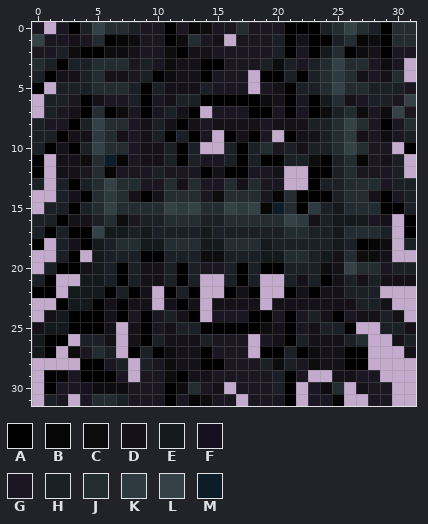
One commit to this pixel-art sprite: Resources/Textures/_RMC14/Structures/Xenos/xeno_weeds.rsi/weedwall.png. Above, as it was before the edit.
The file is 32x32 pixels. Colours within 5 levels of each other are drawn and written as one.
Palette (. is transparent): A #000000  B #060606  C #0d0c0e  D #141218  E #14191b  F #161121  G #1a1723  H #1b2026  J #232c30  K #2d3a3f  L #344147  M #0d1d27
Pixels before, first column x 0:
 0 G.GAHLJJHGGAGBCGGJGGGAAAHJLJHAJJ
 1 LGGDGJABCGGACJGD.GGGHADAAHJBCAJJ
 2 GGHCAACCDGGCADDGGGGGHAGAEJACDAGG
 3 JHAHHJJJGHGCDDAAGGGHCHGHJLJJGCG.
 4 HADDHJDDGHACDDAGGG.AAHAHJKJDGDJ.
 5 A.HHHJJJHAHDDDHGGG.GDAHHJLJJHHHG
 6 .HHGADGGHAGDHHAAAAACDAGAEJDGHHGL
 7 .HGDAJACGAGHDA.GGGAAGAGACHJCGCLG
 8 HGGAHLJJGDHDADGDDDDGDDDHHJLJGAGJ
 9 HHADDKJDGDHAHAG.ADAG.ADDHJKDGCGH
10 HADAHLJJGDDHAH..HAHJGHDHHJLJGG.A
11 A.DDCJMBGDDHAHGGHAHAAHHCAHJBGDH.
12 A.DDGJBGGGHGGGADAAGGD..AAHJGGGH.
13 H.HAHJLJJGGJDJGGJDJGG..AHHJJJGHH
14 ..HDAJKJDADJJJGCJJJGBJAAAHJJDAGH
15 .HHAHJLJJJJLKLJJLKLBMJAKHEJJJAAH
16 HHADDHJCGHHJJJHHJJJJJLKDHEEEGD.A
17 HAHAALEEHEHHHHEHHHHHHJJHHEJJJH.A
18 A.HDAEHJJEEJJJEEJJJEHHHHHEHABC.H
19 ..HA.EHHHAAHHHCCHHHEEJJHEDJCCD..
20 .HAADEHAHDDHAHGGHAHAAHHHCDLJJGHH
21 HA..EEHAHDDHAH..HAH..HDHADHDHDDD
22 AA.EEEAHAD.AHA..ADA..ADADDHHH...
23 ..AEEADADD.DAD.DDDD.DDDDDDDHHD..
24 .DEAAADAGAGHDA.GGGAAGAGHDAGDDHD.
25 DEEAAAD.DAGDHHAAAAACDAGDHHA..HHD
26 EAA.HHD.DAHDDDHGGG.GDAHDDDHJ..DH
27 EA.CGJH.AHACDDAGGG.AAHACDDAA...D
28 ....AAGH.HGCDDAAGGGHCHGCDDAA....
29 .ABGAAAG.GGCADDGGGGGHAG..DDGG...
30 .AGGFCCCGGGACJGD.GGGHA.GCJ.DGG..
31 .HG.GJJHGGGAGBCGG.GGGA.GGB..GG..
The same view after the edit:
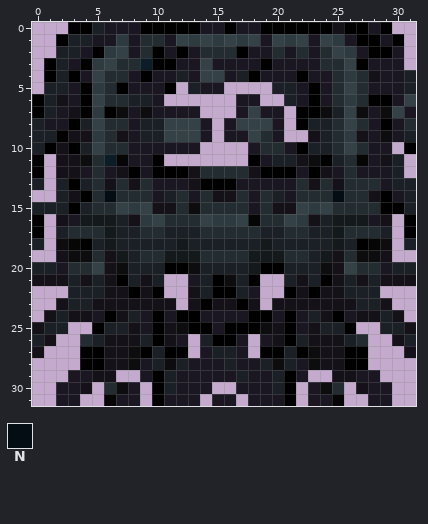
Colours new in this view: N #030d13
Change:
Changed rows in their new state; - is an unchanged pixel.
first column x 0:
 0 .-.-AHGGGAA-AAG-AG-AA---ADAAG-..
 1 ..AHHGGKGJJGLKLKLKL-LKLGLKGAAGA.
 2 ..-HG-KLGJAG-GJJJA--JGJGJLKGA--.
 3 .AHGAKL-JMAAGGLG---AGG-G-JLA-G--
 4 .-HAGLJJ-AGGHGLL-HAGGG-GGJKJDGGH
 5 .H-GAK-AGGGA.HG-..-.HHGAGJL-GGGH
 6 A-D--LJJ-H-......GG..H--G-KJAA--
 7 A----K---C-GGG-..-LG-.A---L-----
 8 ---------H-LLL-.GLLLG.A---------
 9 ---------H-LLL--GGLJG..---------
10 ---------GGGGG--..G-JGA---------
11 ---------GA.......AGH-D---------
12 ------GDA-AAADJJJJDAAAG-DG------
13 ------D-DJ-GGDAAAGG--GJDJD------
14 ------N-JJGH-GJDD-GJHGJJJN------
15 H-----JLKLDDJC--JJGJDDL-LJ------
16 A.DGEEEHDKL---LKKLB-------------
17 A.-JJJ-H-JJ---JJJJJ-------------
18 H-CB-HEHHHHHEHHHHHH-------------
19 --DCCJDE-JJEEEJJJJE-------------
20 H-GJJLDC-HHA-CHH-HE-------------
21 DDDHDHD---H..GHACHA-------------
22 ..-HHHDD--A..DHA-HG-------------
23 --DHHD-D--D-.-A--A--------------
24 --HDDGADHGAGA-G-----------------
25 -HH..-HH-GA-CA-G----------------
26 HD.-J--D-HA-G.-AA---------------
27 D.-.AADDCAHAA.GHH---------------
28 ------DDCGH-HGGGH---------------
29 -..-GDD.--AHGGG--H--------------
30 -.--D.J--.AHGG-.----------------
31 -.-G..BG-.AG-G.-----------------
